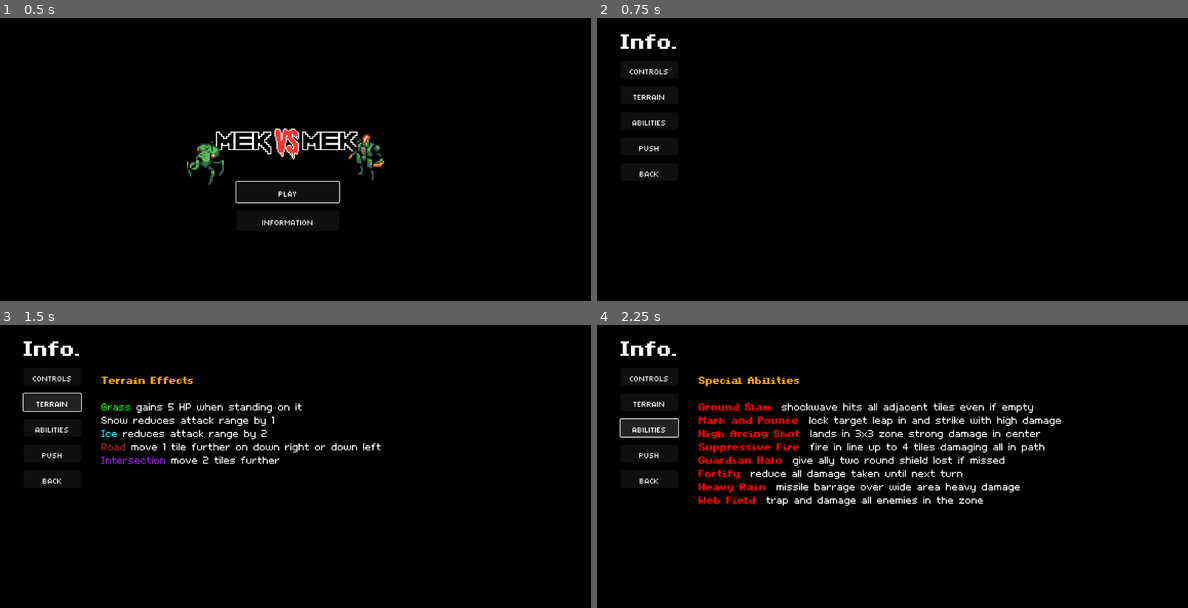
Above: before the commit, frames 1-4 (two rows, left to right).
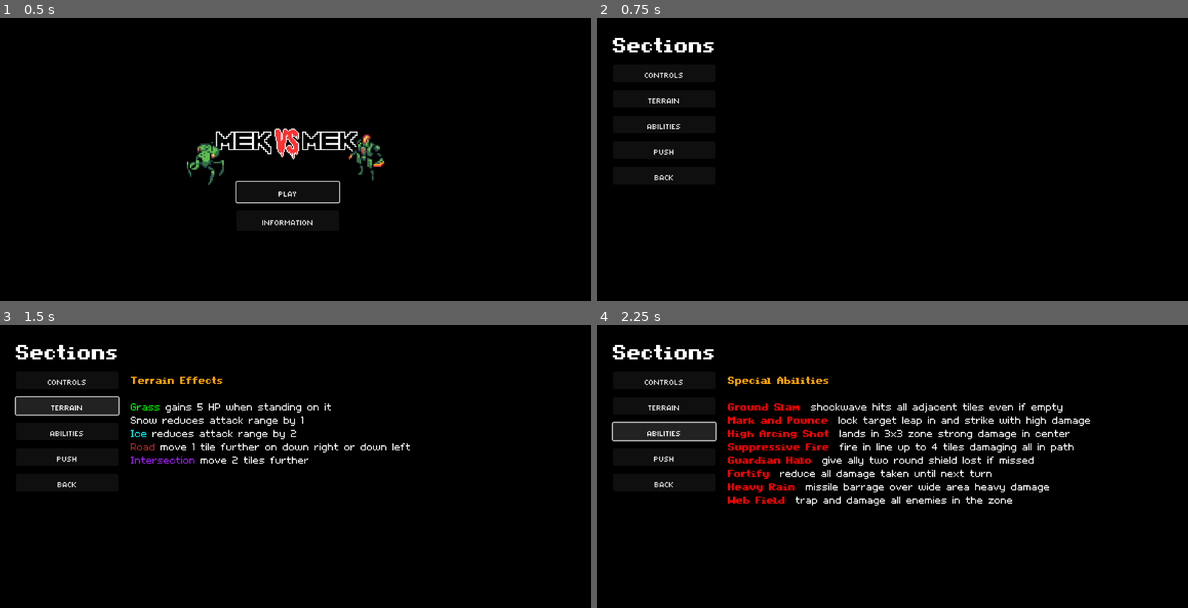
Above: after the commit, the same moments.

Repository: Tekknobot/Terrain
Game: Godot game, scene res://Scenes/TitleScreen.tscn
The game is run twice, just before and just after one commit, with the same random seed, the same clock (stepped at 60 frames per second) and the same inputs. Sound files missing from this copy of the repository are replaced by a short silence.
Inputs:
- Up to frame 1 (0.5 s): no input
- Up to frame 2 (0.75 s): click "Information" at 0.5 s
- Up to frame 3 (1.5 s): click "Terrain" at 1.25 s
- Up to frame 4 (2.25 s): click "Abilities" at 2 s

Frame 1 is identical in both runs. In frame 2, 1.0% of the frame differs, in the area x 2-20%, y 5-58%; in frame 3, 4.7%; in frame 4, 9.0%, in the area x 2-84%, y 5-65%.

Commit message:
Push for night.

Diff:
--- a/Scenes/TutorialMenu.tscn
+++ b/Scenes/TutorialMenu.tscn
@@ -19,10 +19,10 @@
 
 [node name="CenterContainer" type="CenterContainer" parent="."]
 layout_mode = 0
-offset_left = -4.0
-offset_top = 20.0
-offset_right = 208.0
-offset_bottom = 321.0
+offset_left = 31.0
+offset_top = 27.0
+offset_right = 231.0
+offset_bottom = 328.0
 
 [node name="VBoxContainer" type="VBoxContainer" parent="CenterContainer"]
 layout_mode = 2
@@ -32,7 +32,7 @@
 layout_mode = 2
 theme_override_fonts/font = ExtResource("2_pge7u")
 theme_override_font_sizes/font_size = 64
-text = "Info."
+text = "Sections"
 
 [node name="ControlsBtn" type="Button" parent="CenterContainer/VBoxContainer"]
 layout_mode = 2
@@ -68,7 +68,7 @@
 [node name="InfoPanel" type="PanelContainer" parent="."]
 custom_minimum_size = Vector2(500, 0)
 layout_mode = 0
-offset_left = 198.0
+offset_left = 255.0
 offset_top = 96.0
 offset_right = 1128.0
 offset_bottom = 631.0
--- a/Scripts/UnitCard.gd
+++ b/Scripts/UnitCard.gd
@@ -48,8 +48,8 @@
 	"Suppressive Fire": "fire in line up to 3 tiles damaging all in path",
 	"Guardian Halo": "give ally one round shield lost if missed",
 	"Fortify": "halve all damage taken until next turn",
-	"Heavy Rain": "missile barrage over wide area damage",
-	"Web Field": "zone in and damage all enemies 3x3"
+	"Heavy Rain": "missile barrage over wide area damage - Passive healing",
+	"Web Field": "zone in and damage all enemies 3x3 - Passive healing"
 }
 
 func _layout_overlay(pilot_tx: Texture2D, mek_tx: Texture2D) -> void:
